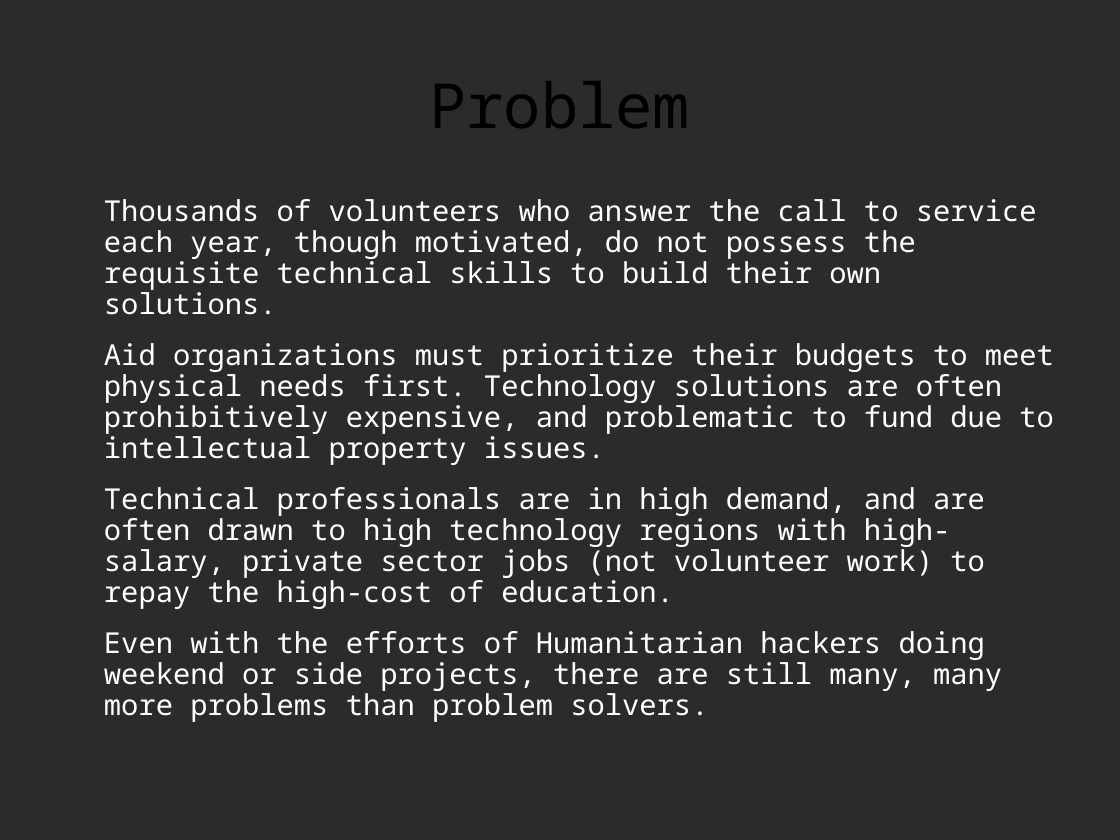
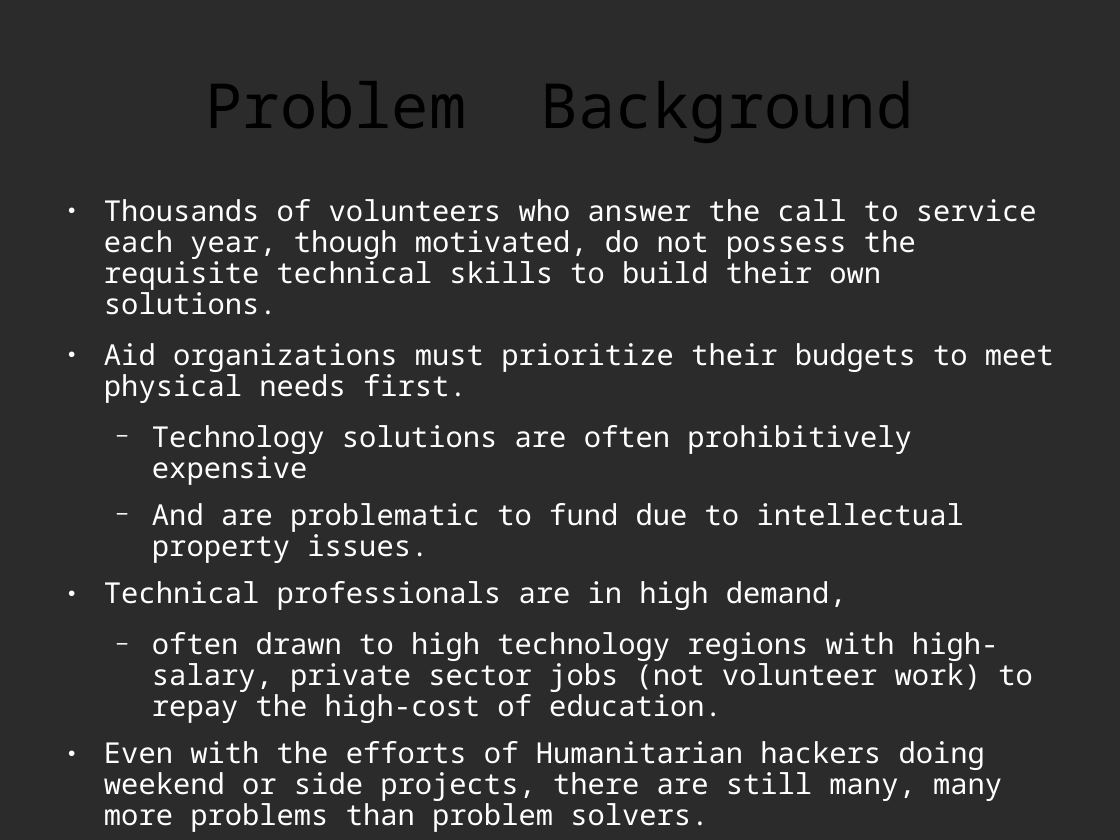
Before and after one commit to decause/RITCapstone, a slide deck: slide 6 of capstone-remy-preso.odp (slide 5 before the commit). Drawn at 1120x840 pixels with LibreOffice and Linux fonts; fonts in the diff are those of the drawing; background and template pictures are left out; a plain dark background stands for a picture behind light text. Boxes give left, top, right and bottom in pixels: in the first picture for what was removed or moved away, otherwise in the second. Text is boxed around its words. In the diff, an @@ line names an element or a change of style, - is before the commit and + after.

Commit message:
Final version of presentation

```diff
--- a/capstone-remy-preso.odp
+++ b/capstone-remy-preso.odp
@@ title at (206,81,913,143): text changed @@
-Problem
+Problem Background
@@ text at (104,199,1037,832): bullet none to ● @@
@@ text at (104,343,1054,723): text changed @@
-Aid organizations must prioritize their budgets to meet physical needs first. Technology solutions are often prohibitively expensive, and problematic to fund due to intellectual property issues.
-Technical professionals are in high demand, and are often drawn to high technology regions with high-salary, private sector jobs (not volunteer work) to repay the high-cost of education.
+● Aid organizations must prioritize their budgets to meet physical needs first.
+  − Technology solutions are often prohibitively expensive
+  − And are problematic to fund due to intellectual property issues.
+● Technical professionals are in high demand,
+  − often drawn to high technology regions with high-salary, private sector jobs (not volunteer work) to repay the high-cost of education.
```
Also in this commit, not shown: 16 other slides changed, 10 slides added, 5 slides removed.
